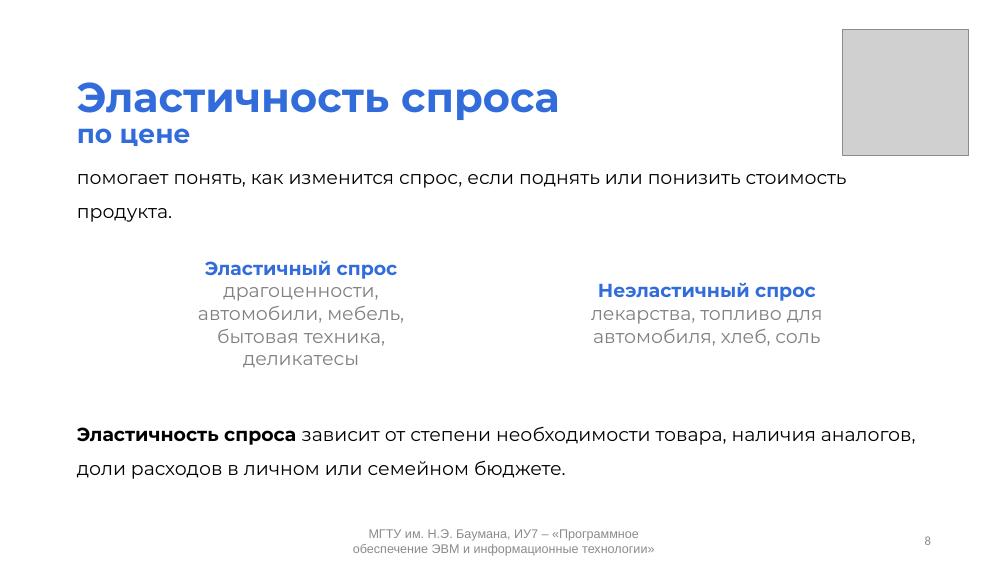
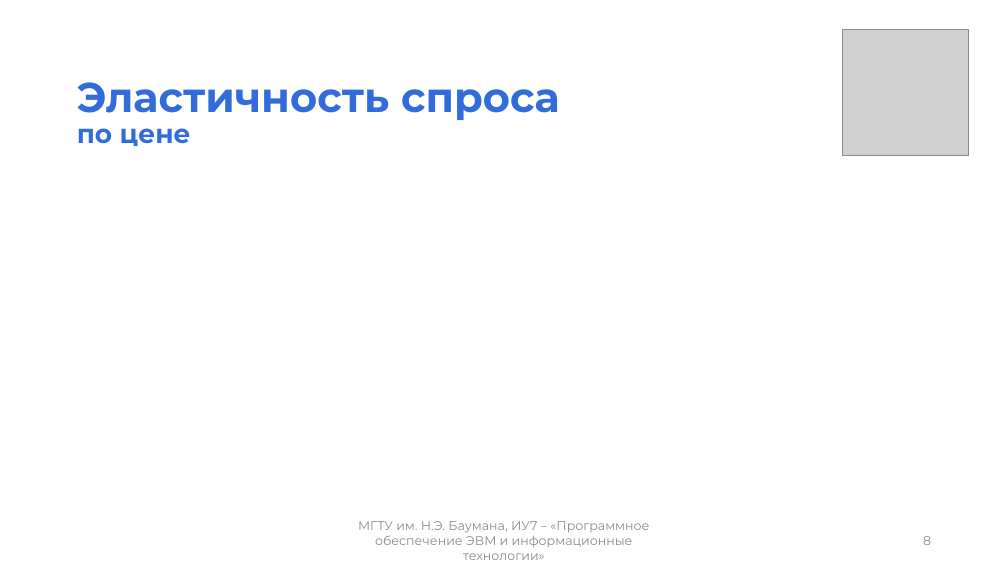
Before and after one commit to mshsvnv/Economics, a slide deck: slide 8 of module_01/pres.pptx. Drawn at 1008x567 pixels with LibreOffice and Linux fonts; fonts in the diff are those of the drawing; grey boxes stand for pictures. Boxes give left, top, right and bottom in pixels: in the first picture for what was removed or moved away, otherwise in the second. Text is boxed around its words. In the diff, an @@ line names an element or a change of style, - is before the commit and + after.

```diff
--- a/module_01/pres.pptx
+++ b/module_01/pres.pptx
@@ text removed at (77,174,916,479) @@
-помогает понять, как изменится спрос, если поднять или понизить стоимость продукта.
-Эластичность спроса зависит от степени необходимости товара, наличия аналогов, доли расходов в личном или семейном бюджете.
@@ text removed at (198,261,404,368) @@
-Эластичный спрос
-драгоценности,
-автомобили, мебель, бытовая техника, деликатесы
@@ text removed at (591,283,823,346) @@
-Неэластичный спрос
-лекарства, топливо для автомобиля, хлеб, соль
@@ text "МГТУ им. Н.Э. Баумана, ИУ7 ..." at (358,521,649,560): font Arial to Montserrat @@
@@ page number at (923,536,931,545): font Calibri to Montserrat @@
```
Also in this commit, not shown: 11 other slides changed, 4 slides added, 5 other files.
